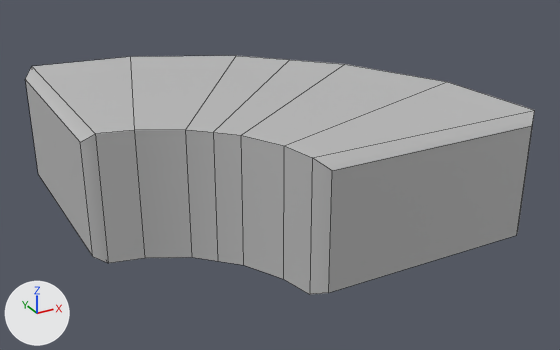
Two versions of the FBX model project/Assets/Prefabs/Env_PavementCorner.fbx, one commit apart.
Rendered twice from a camera (50 mm lens) standing at (-0.356, -0.692, 0.374) and looking at (0.013, -0.021, 0.038). The axes (+X, +Y, +Z) are drawn at lower left. The lights are the same throughout. Mesh edges are drawn as thin lines. Where no turn or scale is listed for an object, it has been applied to the vertices.

The older version as bpy lines, for what is in view:
```python
me_mesh = bpy.data.meshes.new('Mesh')
me_mesh.from_pydata(...)  # 36 vertices, 34 faces; spans x -0.2..0.2, y -0.2..0.2, z 0.0..0.131
me_mesh.materials.append(mat_lambert1)  # grey #bcbcbc
# before: 0 (-0.115, -0.077, 0.0) at pixel (192, 257), 3 (-0.115, -0.077, 0.131) at pixel (185, 129), 6 (0.036, 0.13, 0.0), 7 (0.036, 0.13, 0.131) at pixel (236, 55), 12 (-0.096, -0.096, 0.131) at pixel (213, 132)
# before: 13 (-0.096, -0.096, 0.0) at pixel (217, 261), 14 (0.083, 0.083, 0.0), 15 (0.083, 0.083, 0.131) at pixel (289, 59), 20 (-0.077, -0.115, 0.0) at pixel (243, 265), 23 (-0.077, -0.115, 0.131) at pixel (241, 135)
# before: 26 (0.13, 0.036, 0.0), 27 (0.13, 0.036, 0.131) at pixel (344, 64)
ob_env_pavementcorner = bpy.data.objects.new('Env_PavementCorner', me_mesh)
ob_env_pavementcorner.location = (0.0, 0.0, 0.0)
```
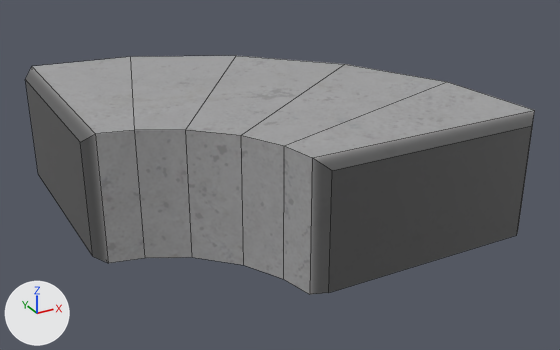
What the commit changed:
Picture 'Env_PavementCorner_Diffuse.png' (img_env_pavementcorner_diffuse_png) is new.
Material 'Mat_PavementCorner' (mat_mat_pavementcorner) is new.
Its texture is img_env_pavementcorner_diffuse_png.
me_mesh is used by ob_env_pavementcorner; location (0.0, 0.0, 0.0).
Verts and faces of me_mesh; kept vertices keep their numbers, new ones are numbered from 36.
me_mesh had 36 vertices, 34 faces and spanned x -0.2..0.2, y -0.2..0.2, z 0.0..0.131.
me_mesh now has 32 vertices, 30 faces and spans x -0.2..0.2, y -0.2..0.2, z 0.0..0.131.
Part 1, on me_mesh:
Vertices deleted: 12 to 15 (with the faces that use them).
New faces: (0, 20, 23, 3), (0, 6, 26, 20), (6, 7, 27, 26), (3, 23, 27, 7).
me_mesh part 2: 26 faces spanning x -0.2..0.2, y -0.2..0.2, z 0.0..0.131 switch from mat_lambert1 (grey #bcbcbc) to mat_mat_pavementcorner (picture img_env_pavementcorner_diffuse_png).

Location of each change, (x1, y1, x2, y2) in pixels of the pictures (560 x 350 px):
part 1 of me_mesh, cut back: (186, 56, 344, 265) in both
part 2 of me_mesh, recoloured: (26, 56, 535, 294) in both
